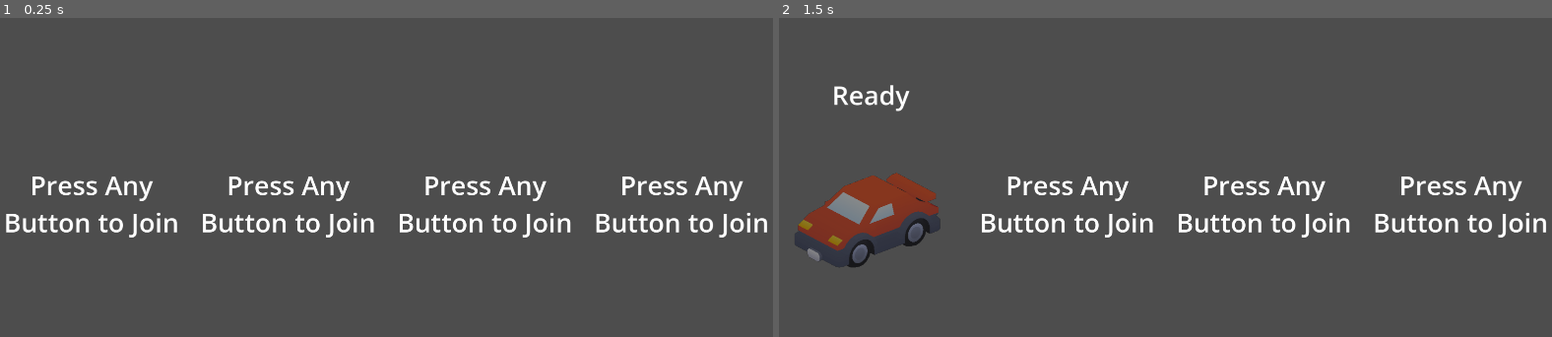
Above: before the commit, frames 1-2 (left to right).
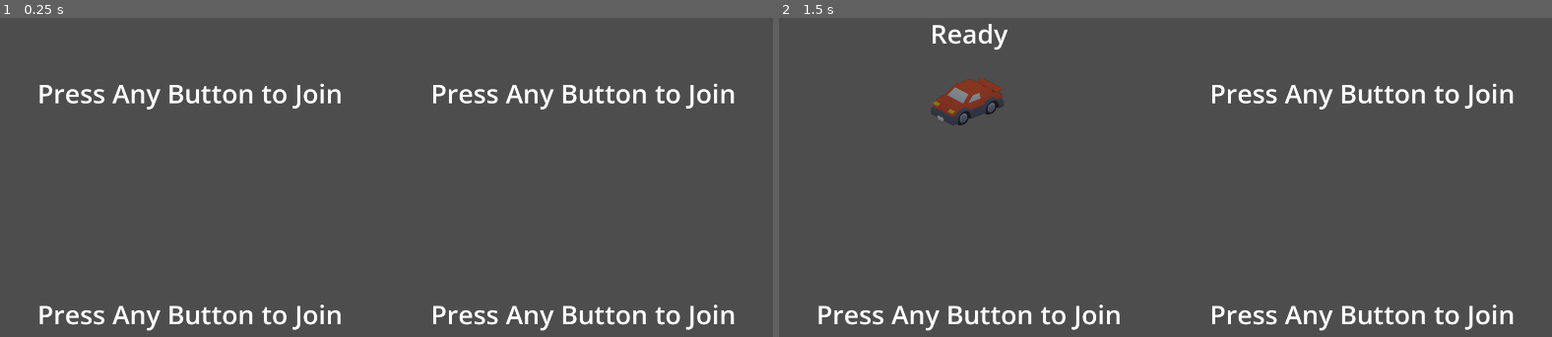
Above: after the commit, the same moments.

Repository: ethanbaedke/Race-Down-Roosevelt
Game: Godot game, scene res://menus/vehicle_selection.tscn
The game is run twice, just before and just after one commit, with the same random seed, the same clock (stepped at 60 frames per second) and the same inputs. This scene is started directly instead of the project's main scene.
Inputs (mouse positions are in pixels of both pictures, inside the frame that each line leads up to):
- Up to frame 1 (0.25 s): no input
- Up to frame 2 (1.5 s): tap Enter at 0.5, 1.25 s; move the mouse to (1335, 180) at 0.52 s; hold D 0.53-1.28 s; tap C at 0.6 s; click (1335, 180) at 0.67 s; move the mouse to (1010, 225) at 1.27 s; hold A from 1.28 s (still down); tap X at 1.35 s

The runs differ from the first frame. In frame 1, 7.3% of the frame differs, in the area x 0-100%, y 20-99%; in frame 2, 10%, in the area x 2-100%, y 1-99%.

Commit message:
Reorganized vehicle selection viewports and made split containers on it and race undraggable.

Diff:
--- a/race-down-roosevelt/menus/vehicle_selection.tscn
+++ b/race-down-roosevelt/menus/vehicle_selection.tscn
@@ -18,18 +18,21 @@
 grow_vertical = 2
 script = ExtResource("1_xxnxd")
 
-[node name="HSplitContainer" type="HSplitContainer" parent="." unique_id=334265903]
+[node name="HSplitContainer" type="VSplitContainer" parent="." unique_id=1476228867]
 layout_mode = 1
 anchors_preset = 15
 anchor_right = 1.0
 anchor_bottom = 1.0
 grow_horizontal = 2
 grow_vertical = 2
+dragging_enabled = false
 dragger_visibility = 2
 
 [node name="HSplitContainer" type="HSplitContainer" parent="HSplitContainer" unique_id=1845636498]
 layout_mode = 2
 size_flags_horizontal = 3
+size_flags_vertical = 3
+dragging_enabled = false
 dragger_visibility = 2
 
 [node name="VehicleSelectionPanel1" parent="HSplitContainer/HSplitContainer" unique_id=1970937734 instance=ExtResource("1_htcmw")]
@@ -43,6 +46,8 @@
 [node name="HSplitContainer2" type="HSplitContainer" parent="HSplitContainer" unique_id=1729112726]
 layout_mode = 2
 size_flags_horizontal = 3
+size_flags_vertical = 3
+dragging_enabled = false
 dragger_visibility = 2
 
 [node name="VehicleSelectionPanel3" parent="HSplitContainer/HSplitContainer2" unique_id=1819280359 instance=ExtResource("1_htcmw")]
--- a/race-down-roosevelt/menus/vehicle_selection_panel.tscn
+++ b/race-down-roosevelt/menus/vehicle_selection_panel.tscn
@@ -64,9 +64,9 @@
 anchor_right = 0.5
 anchor_bottom = 0.5
 offset_left = -0.5
-offset_top = -310.0
+offset_top = -190.0
 offset_right = 0.5
-offset_bottom = -221.99896
+offset_bottom = -102.0
 grow_horizontal = 2
 grow_vertical = 2
 theme_override_font_sizes/font_size = 64
--- a/race-down-roosevelt/race/race.tscn
+++ b/race-down-roosevelt/race/race.tscn
@@ -171,6 +171,7 @@
 anchor_bottom = 1.0
 grow_horizontal = 2
 grow_vertical = 2
+dragging_enabled = false
 dragger_visibility = 2
 vertical = true
 
@@ -214,6 +215,7 @@
 anchor_bottom = 1.0
 grow_horizontal = 2
 grow_vertical = 2
+dragging_enabled = false
 dragger_visibility = 2
 vertical = true
 
@@ -232,6 +234,7 @@
 [node name="SplitContainer" type="SplitContainer" parent="ViewportSetup3p/SplitContainer" unique_id=962487105]
 layout_mode = 2
 size_flags_vertical = 3
+dragging_enabled = false
 dragger_visibility = 2
 
 [node name="P2SubViewportContainer" type="SubViewportContainer" parent="ViewportSetup3p/SplitContainer/SplitContainer" unique_id=1243543346]
@@ -277,6 +280,7 @@
 grow_horizontal = 2
 grow_vertical = 2
 split_offsets = PackedInt32Array(40)
+dragging_enabled = false
 dragger_visibility = 2
 vertical = true
 split_offset = 40
@@ -284,6 +288,7 @@
 [node name="SplitContainerTop" type="SplitContainer" parent="ViewportSetup4p/SplitContainer" unique_id=996727786]
 layout_mode = 2
 size_flags_vertical = 3
+dragging_enabled = false
 dragger_visibility = 2
 
 [node name="P1SubViewportContainer" type="SubViewportContainer" parent="ViewportSetup4p/SplitContainer/SplitContainerTop" unique_id=1734390034]
@@ -315,6 +320,7 @@
 [node name="SplitContainerBottom" type="SplitContainer" parent="ViewportSetup4p/SplitContainer" unique_id=437469594]
 layout_mode = 2
 size_flags_vertical = 3
+dragging_enabled = false
 dragger_visibility = 2
 
 [node name="P3SubViewportContainer" type="SubViewportContainer" parent="ViewportSetup4p/SplitContainer/SplitContainerBottom" unique_id=1983900006]
